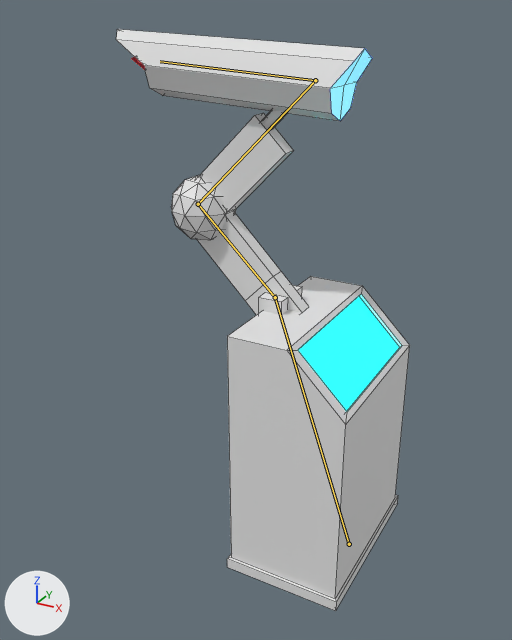
What one commit did to the FBX model Content/blend/Sunken city/Objects and machines/Mining laser rigged.fbx.
Rendered twice from a camera (50 mm lens) standing at (4.15, -9.96, 9.11) and looking at (-1.37, 0.07, 4.09). Lighting does not change. The marker at lower left points along +X, +Y and +Z. The picture after the commit comes second. The bones that change, and the others that lie on the model, are drawn over the model as lines. Mesh edges are drawn as thin lines.
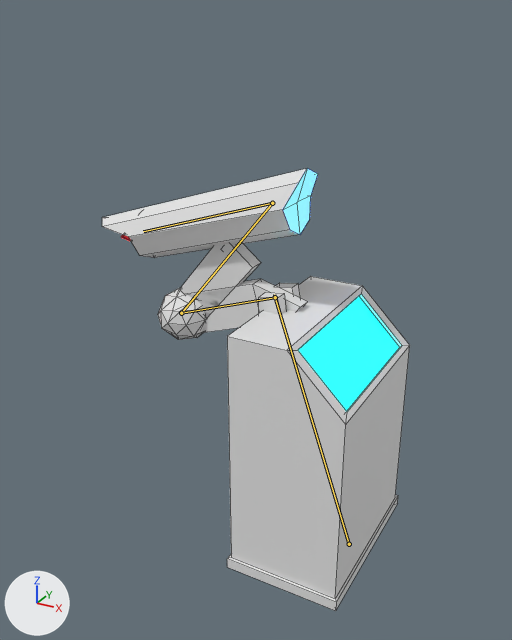
Commit message: mining laser animation update

The newer file adds an action. The first version stands in its rest pose; the second is drawn at frame 1 of the action 'RealOn'.

Diff of the bpy script that builds the scene:
```diff
--- a/Content/blend/Sunken city/Objects and machines/Mining laser rigged.fbx.py
+++ b/Content/blend/Sunken city/Objects and machines/Mining laser rigged.fbx.py
@@ bone_bone_002 @@
 bone_bone_002 = bpy.data.objects['Armature'].pose.bones['Bone.002']  # child of 'Bone.001'
-bone_bone_002.rotation_quaternion = (1.0, 0.0, 0.0, 0.0)  # degrees (0, 0, 0)
+bone_bone_002.rotation_quaternion = (0.853, 0.0, 0.0, 0.522)  # degrees (0, 0, 63)
@@ bone_bone_003 @@
 bone_bone_003 = bpy.data.objects['Armature'].pose.bones['Bone.003']  # child of 'Bone.002'
-bone_bone_003.rotation_quaternion = (1.0, 0.0, 0.0, 0.0)  # degrees (0, 0, 0)
+bone_bone_003.rotation_quaternion = (0.88, 0.0, 0.0, -0.476)  # degrees (0, 0, -57)
@@ bone_bone_004 @@
 bone_bone_004 = bpy.data.objects['Armature'].pose.bones['Bone.004']  # child of 'Bone.003'
-bone_bone_004.rotation_quaternion = (1.0, 0.0, 0.0, 0.0)  # degrees (0, 0, 0)
+bone_bone_004.rotation_quaternion = (0.991, 0.0, 0.0, 0.134)  # degrees (0, 0, 15)
```

Pixel boxes [x1, y1, x2, y2] of what changed, in the pictures (512 x 640 px):
'Plane', posed (16% narrower)
    before: [116, 29, 372, 121]
    after: [102, 169, 318, 258]
'Cube.003', posed (14% narrower, 25% shorter)
    before: [197, 113, 294, 213]
    after: [178, 244, 261, 319]
'Cube.002', posed
    before: [197, 213, 309, 315]
    after: [186, 279, 307, 333]
'Icosphere', posed
    before: [171, 175, 236, 240]
    after: [158, 288, 206, 340]
'Cube.001', posed
    before: [259, 285, 302, 315]
    after: [259, 283, 300, 315]
'Cube.004', posed (mostly hidden afterwards)
    before: [261, 110, 288, 129]
    after: [233, 243, 239, 247]
'Cone', posed (mostly hidden)
    before: [132, 57, 144, 69]
    after: [121, 235, 130, 241]
bone 'Bone.002', root to tip
    before: (275, 297) to (198, 204)
    after: (275, 297) to (181, 313)
bone 'Bone.003', root to tip
    before: (198, 204) to (315, 80)
    after: (181, 313) to (272, 203)
bone 'Bone.004', root to tip
    before: (315, 80) to (160, 61)
    after: (272, 203) to (143, 231)
